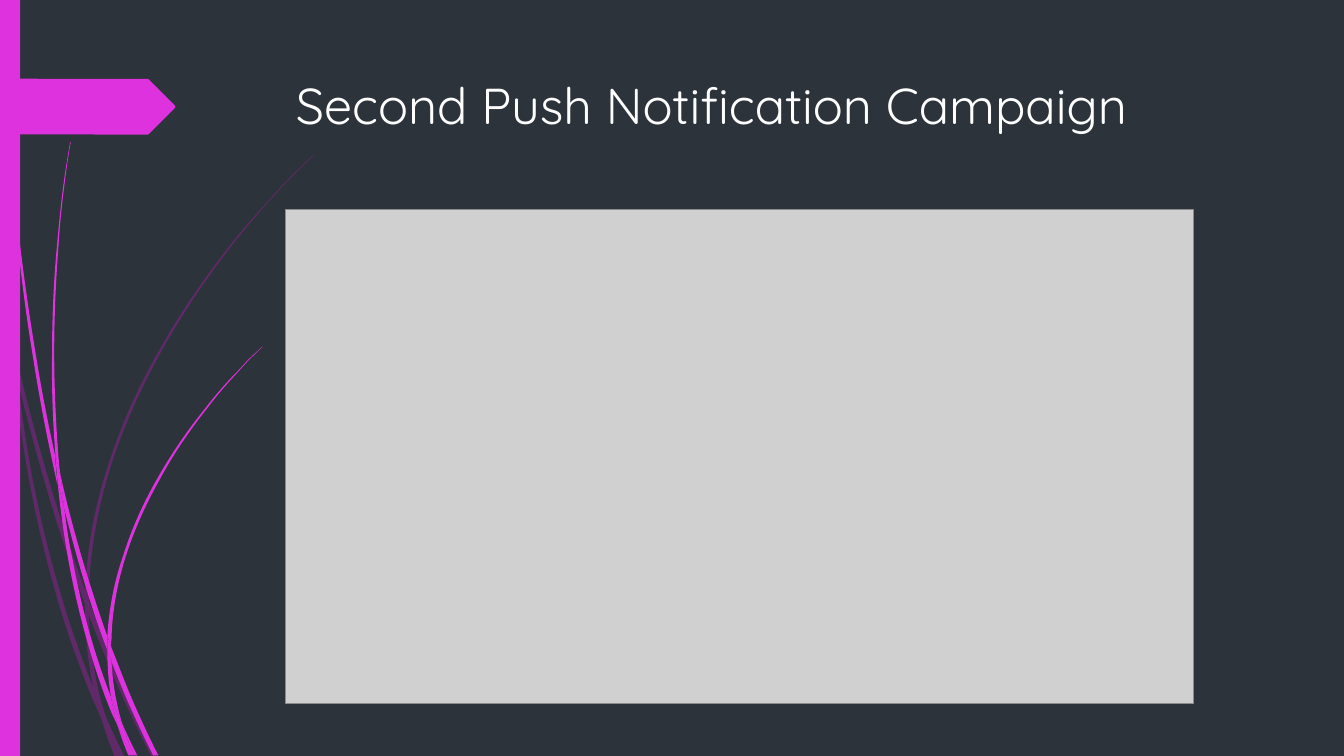
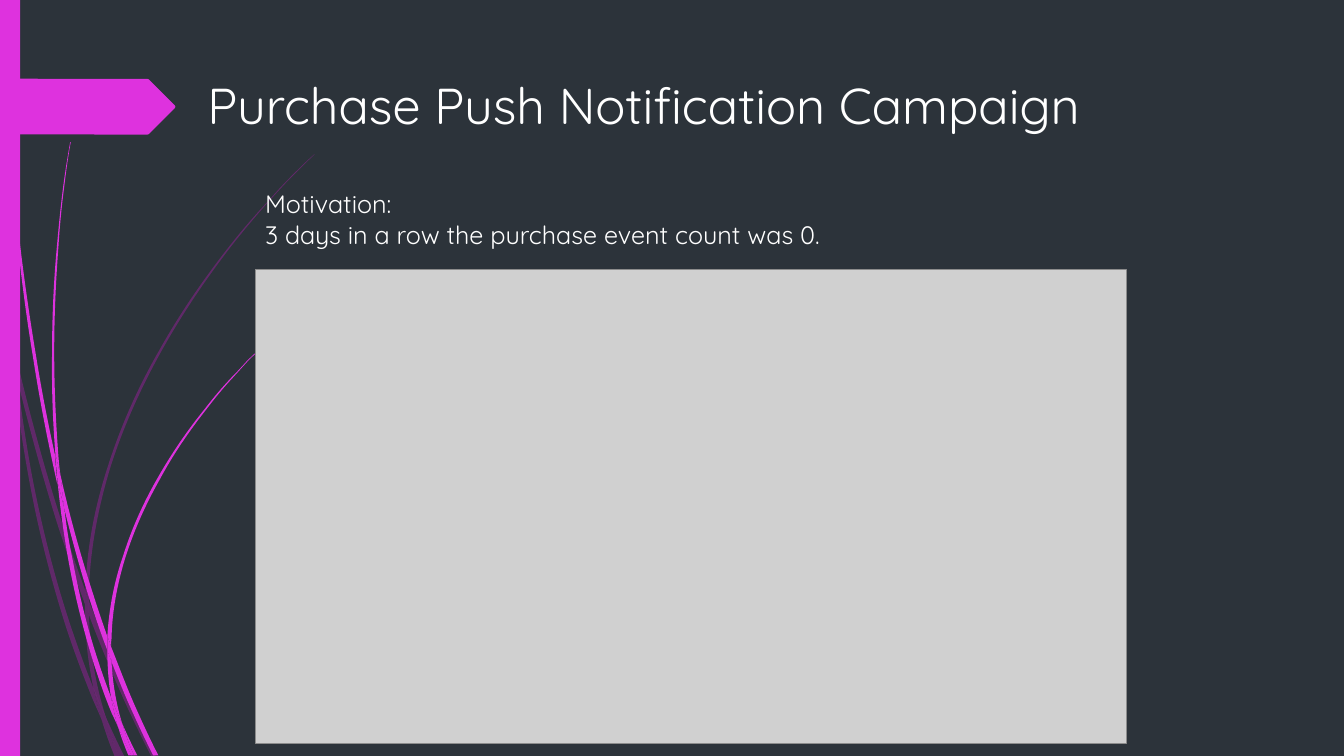
Before and after one commit to OlgaAbir/Ex02_Mobile, a slide deck: slide 4 of Marketing Presentation.pptx. Drawn at 1344x756 pixels with LibreOffice and Linux fonts; fonts in the diff are those of the drawing; grey boxes stand for pictures. Boxes give left, top, right and bottom in pixels: in the first picture for what was removed or moved away, otherwise in the second. Text is boxed around its words. In the diff, an @@ line names an element or a change of style, - is before the commit and + after.

```diff
--- a/Marketing Presentation.pptx
+++ b/Marketing Presentation.pptx
@@ title at (207, 86, 1080, 134): text changed @@
-Second Push Notification Campaign
+Purchase Push Notification Campaign
@@ text added at (265, 190, 820, 249), 18 pt, text #FFFFFF @@
+Motivation:
+3 days in a row the purchase event count was 0.
@@ picture: place and size @@
-picture at (286, 210, 1195, 704)
+picture at (255, 269, 1126, 743)
```
Also in this commit, not shown: 5 other slides changed.
